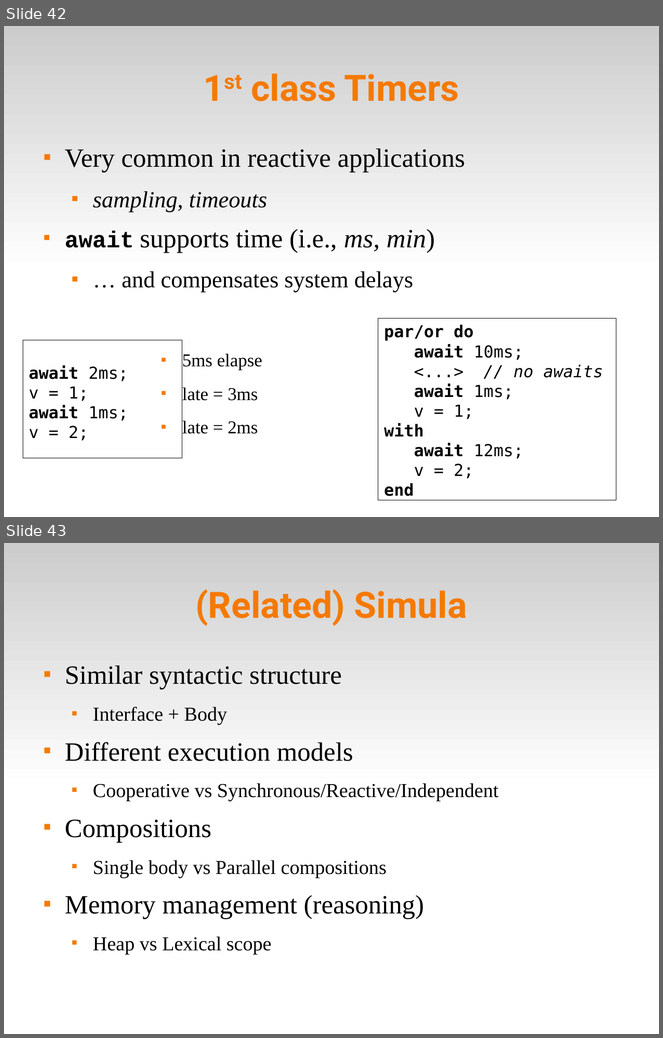
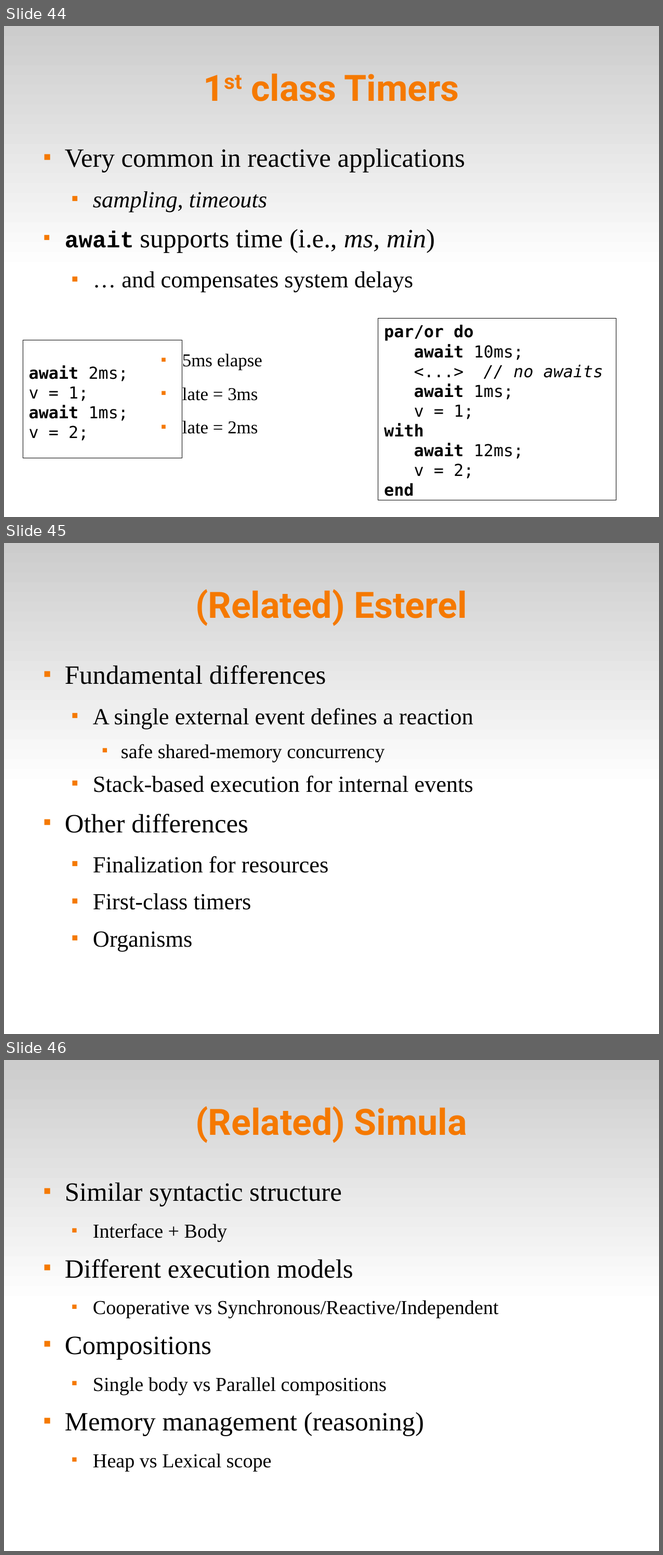
Before and after one commit to fsantanna-no/ceu-docs, a slide deck: ceu_wgld.odp. Shown one above the other, each under a label of ours: slides 42 and 43 before the commit, slides 44, 45 and 46 after it. The pictures are 663x1038 and 663x1555 pixels, drawn with LibreOffice and Linux fonts; fonts in the diff are those of the drawing. Boxes give left, top, right and bottom in pixels: in the first picture for what was removed or moved away, otherwise in the second. Text is boxed around its words. In the diff, an @@ line names an element or a change of style, - is before the commit and + after.

```diff
--- a/ceu_wgld.odp
+++ b/ceu_wgld.odp
@@ slide 45 added at [4, 543, 659, 1034], background #FFFFFF; not listed: 1 template element that a slide beside it also shows @@
@@ title added at [195, 589, 467, 626], 44 pt, text #F57900, bold @@
+(Related) Esterel
@@ text added at [65, 665, 474, 952], 28 pt, text #000000 @@
+■ Fundamental differences
+  ■ A single external event defines a reaction
+    ■ safe shared-memory concurrency
+  ■ Stack-based execution for internal events
+■ Other differences
+  ■ Finalization for resources
+  ■ First-class timers
+  ■ Organisms
@@ what was slide 42 is now slide 44 @@
@@ what was slide 43 is now slide 46 @@
```
Also in this commit, not shown: 3 slides changed, 3 other slides added, 1 slide removed, 17 other files.
